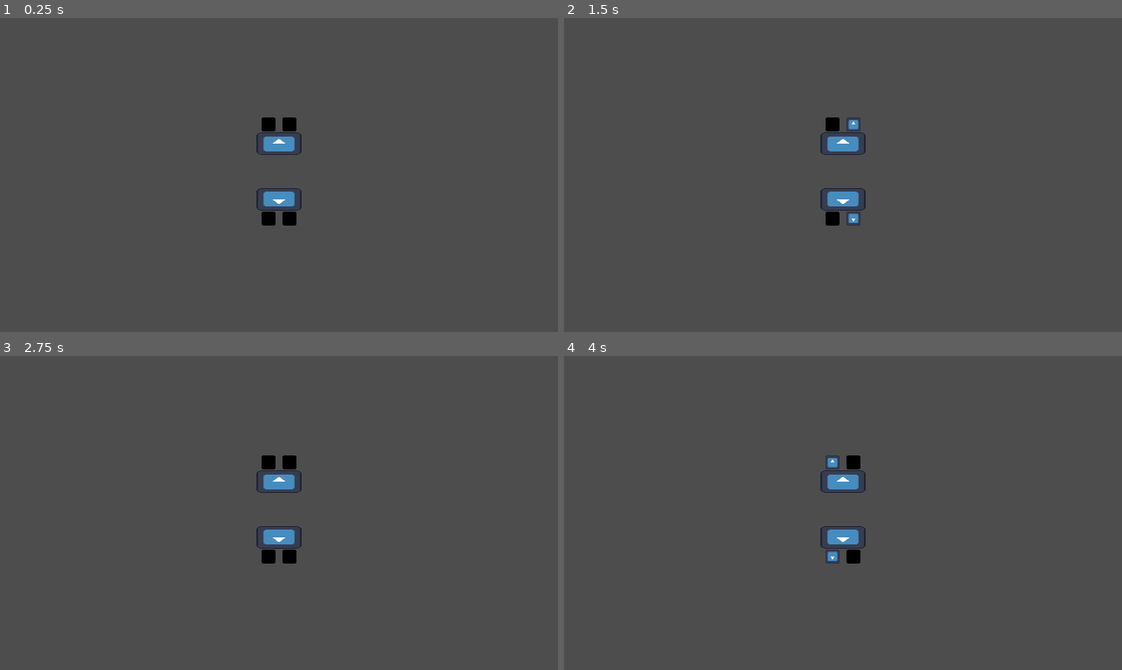
Above: before the commit, frames 1-4 (two rows, left to right).
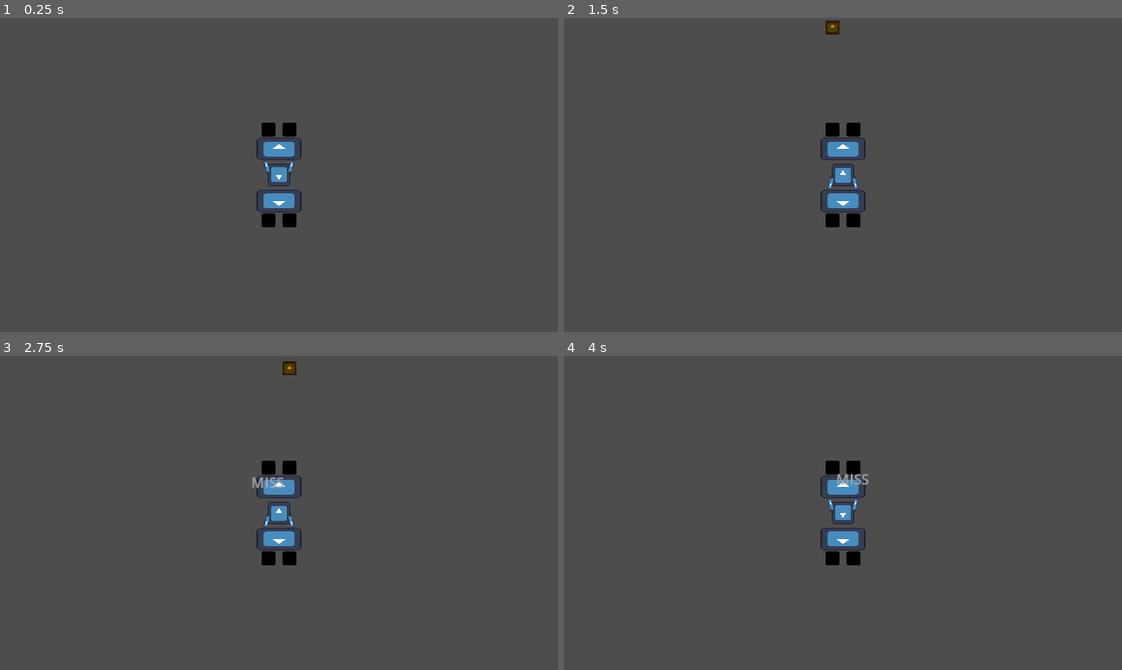
Above: after the commit, the same moments.

Repository: UHSGDC/alfred-the-dipping-bird
Game: Godot game, scene res://scenes/japanese/japanese_minigame.tscn
The game is run twice, just before and just after one commit, with the same random seed, the same clock (stepped at 60 frames per second) and the same inputs. This scene is started directly instead of the project's main scene. The engine's default icon, where the game draws it, is replaced by a stand-in: a white triangle on a blue panel in a dark square. Sound files missing from this copy of the repository are replaced by a short silence.
Inputs:
- Up to frame 1 (0.25 s): no input
- Up to frame 2 (1.5 s): tap Enter (minigame_tester_reinstance) at 0.5, 1.35 s; hold D (right) 0.53-1.28 s; hold Backspace (minigame_tester_end) 0.53-1.28 s; tap Space at 1.25 s; hold S (down) from 1.28 s (still down)
- Up to frame 3 (2.75 s): release S (down) at 2.03 s; hold D (right) from 2.03 s (still down); hold Backspace (minigame_tester_end) from 2.03 s (still down)
- Up to frame 4 (4 s): release D (right) at 2.78 s; release Backspace (minigame_tester_end) at 2.78 s; hold W (up) 2.78-3.53 s; tap Enter (minigame_tester_reinstance) at 2.85 s; hold A (left) from 3.53 s (still down); hold Backspace (minigame_tester_end) from 3.53 s (still down)

The runs differ from the first frame. In frame 1, 0.9% of the frame differs, in the area x 45-55%, y 31-67%; in frame 2, 1.1%, in the area x 45-55%, y 0-67%; in frame 3, 1.1%; in frame 4, 1.1%.

Commit message:
Rhythm game working

Diff:
--- a/scripts/japanese/phsummit.tres
+++ b/assets/japanese/phsummit.tres
@@ -7,4 +7,5 @@
 script = ExtResource("1_ubn36")
 stream = ExtResource("2_qwmda")
 bpm = 95
-beats = PackedStringArray()
+beats_till_hit = 2
+beats = PackedStringArray("", "", "", "1000", "0000", "0100", "0000", "1000", "0000", "0100", "0000", "1000", "1000", "0100", "0100", "1000", "1000", "0100", "0100", "1100", "1000", "1000", "1000", "1100", "1000", "1000", "1000", "1100", "0100", "1000", "0100", "1100", "0100", "1000", "0100", "1100", "0100", "1000", "0100")
--- a/scenes/japanese/japanese_minigame.tscn
+++ b/scenes/japanese/japanese_minigame.tscn
@@ -1,46 +1,73 @@
-[gd_scene load_steps=6 format=3 uid="uid://b75tak24pccdk"]
+[gd_scene load_steps=9 format=3 uid="uid://b75tak24pccdk"]
 
 [ext_resource type="Script" path="res://scripts/japanese/japanese_minigame.gd" id="1_q86hw"]
+[ext_resource type="Resource" uid="uid://bw1flskvgajn4" path="res://assets/japanese/phsummit.tres" id="2_8cmlt"]
+[ext_resource type="Texture2D" uid="uid://3ttwa7rolvit" path="res://icon.svg" id="2_8g4kp"]
 [ext_resource type="PackedScene" uid="uid://bnnxmjxkdm565" path="res://scenes/japanese/rhythm_conductor.tscn" id="2_st8hx"]
-[ext_resource type="AudioStream" uid="uid://cdfg5t0aw4gnc" path="res://assets/japanese/PHSummitSong.wav" id="3_pnxxh"]
+[ext_resource type="Script" path="res://scripts/japanese/player.gd" id="3_qfsrm"]
 [ext_resource type="PackedScene" uid="uid://ebglyiq7nmj7" path="res://scenes/japanese/drum.tscn" id="3_y7nx7"]
+[ext_resource type="PackedScene" uid="uid://beh2ln8ceok27" path="res://scenes/japanese/stick.tscn" id="4_04ayk"]
 [ext_resource type="PackedScene" uid="uid://ctgw5vu4lgpq0" path="res://scenes/japanese/note_target.tscn" id="4_vgji6"]
 
 [node name="JapaneseMinigame" type="Node2D" node_paths=PackedStringArray("targets")]
 script = ExtResource("1_q86hw")
-targets = [NodePath("DrumTop/LeftTarget"), NodePath("DrumTop/RightTarget"), NodePath("DrumBottom/LeftTarget"), NodePath("DrumBottom/RightTarget")]
+targets = [NodePath("LeftTopTarget"), NodePath("RightTopTarget"), NodePath("LeftBotTarget"), NodePath("RightBotTarget")]
+beatmap = ExtResource("2_8cmlt")
+debug_mode = true
+
+[node name="Player" type="Sprite2D" parent="."]
+z_index = 1
+position = Vector2(160, 90)
+scale = Vector2(0.1, 0.1)
+texture = ExtResource("2_8g4kp")
+flip_v = true
+script = ExtResource("3_qfsrm")
+
+[node name="LeftTopStick" parent="Player" instance=ExtResource("4_04ayk")]
+
+[node name="RightTopStick" parent="Player" instance=ExtResource("4_04ayk")]
+scale = Vector2(-1, 1)
+
+[node name="LeftBotStick" parent="Player" instance=ExtResource("4_04ayk")]
+visible = false
+scale = Vector2(1, -1)
+
+[node name="RightBotStick" parent="Player" instance=ExtResource("4_04ayk")]
+visible = false
+scale = Vector2(-1, -1)
 
 [node name="Conductor" parent="." instance=ExtResource("2_st8hx")]
-stream = ExtResource("3_pnxxh")
 volume_db = -14.615
 bpm = 95
 
-[node name="DrumTop" parent="." instance=ExtResource("3_y7nx7")]
-position = Vector2(160, 72)
-
-[node name="LeftTarget" parent="DrumTop" instance=ExtResource("4_vgji6")]
-position = Vector2(-6, -11)
+[node name="LeftTopTarget" parent="." instance=ExtResource("4_vgji6")]
+position = Vector2(154, 64)
 input_action = &"left"
 player_direction = &"up"
 
-[node name="RightTarget" parent="DrumTop" instance=ExtResource("4_vgji6")]
-position = Vector2(6, -11)
+[node name="RightTopTarget" parent="." instance=ExtResource("4_vgji6")]
+position = Vector2(166, 64)
 input_action = &"right"
 player_direction = &"up"
 
-[node name="DrumBottom" parent="." instance=ExtResource("3_y7nx7")]
-position = Vector2(160, 104)
+[node name="LeftBotTarget" parent="." instance=ExtResource("4_vgji6")]
+position = Vector2(154, 116)
 rotation = 3.14159
-
-[node name="LeftTarget" parent="DrumBottom" instance=ExtResource("4_vgji6")]
-position = Vector2(6, -11)
 input_action = &"left"
 player_direction = &"down"
 
-[node name="RightTarget" parent="DrumBottom" instance=ExtResource("4_vgji6")]
-position = Vector2(-6, -11)
+[node name="RightBotTarget" parent="." instance=ExtResource("4_vgji6")]
+position = Vector2(166, 116)
+rotation = 3.14159
 input_action = &"right"
 player_direction = &"down"
+
+[node name="DrumTop" parent="." instance=ExtResource("3_y7nx7")]
+position = Vector2(160, 75)
+
+[node name="DrumBottom" parent="." instance=ExtResource("3_y7nx7")]
+position = Vector2(160, 105)
+rotation = 3.14159
 
 [node name="TopStart" type="Marker2D" parent="."]
 position = Vector2(160, -8)
--- /dev/null
+++ b/scenes/japanese/stick.tscn
@@ -0,0 +1,129 @@
+[gd_scene load_steps=8 format=3 uid="uid://beh2ln8ceok27"]
+
+[ext_resource type="Script" path="res://scripts/japanese/stick.gd" id="1_qs4et"]
+[ext_resource type="Texture2D" uid="uid://3ttwa7rolvit" path="res://icon.svg" id="2_ithgg"]
+[ext_resource type="AudioStream" uid="uid://dwydp5ra1g7bo" path="res://assets/japanese/drum.wav" id="3_og8v8"]
+
+[sub_resource type="Animation" id="Animation_uevu8"]
+resource_name = "RESET"
+length = 0.001
+tracks/0/type = "value"
+tracks/0/imported = false
+tracks/0/enabled = true
+tracks/0/path = NodePath("Sprite2D:position")
+tracks/0/interp = 1
+tracks/0/loop_wrap = true
+tracks/0/keys = {
+"times": PackedFloat32Array(0),
+"transitions": PackedFloat32Array(1),
+"update": 0,
+"values": [Vector2(-70, -50)]
+}
+tracks/1/type = "value"
+tracks/1/imported = false
+tracks/1/enabled = true
+tracks/1/path = NodePath("Sprite2D:scale")
+tracks/1/interp = 1
+tracks/1/loop_wrap = true
+tracks/1/keys = {
+"times": PackedFloat32Array(0),
+"transitions": PackedFloat32Array(1),
+"update": 0,
+"values": [Vector2(0.2, 0.7)]
+}
+tracks/2/type = "value"
+tracks/2/imported = false
+tracks/2/enabled = true
+tracks/2/path = NodePath("Sprite2D:rotation")
+tracks/2/interp = 1
+tracks/2/loop_wrap = true
+tracks/2/keys = {
+"times": PackedFloat32Array(0),
+"transitions": PackedFloat32Array(1),
+"update": 0,
+"values": [-0.261799]
+}
+
+[sub_resource type="Animation" id="Animation_f8og6"]
+resource_name = "hit"
+length = 0.2
+tracks/0/type = "value"
+tracks/0/imported = false
+tracks/0/enabled = true
+tracks/0/path = NodePath("Sprite2D:position")
+tracks/0/interp = 1
+tracks/0/loop_wrap = true
+tracks/0/keys = {
+"times": PackedFloat32Array(0, 0.2),
+"transitions": PackedFloat32Array(1, 1),
+"update": 0,
+"values": [Vector2(-70, -70), Vector2(-70, -50)]
+}
+tracks/1/type = "value"
+tracks/1/imported = false
+tracks/1/enabled = true
+tracks/1/path = NodePath("Sprite2D:scale")
+tracks/1/interp = 1
+tracks/1/loop_wrap = true
+tracks/1/keys = {
+"times": PackedFloat32Array(0, 0.2),
+"transitions": PackedFloat32Array(1, 1),
+"update": 0,
+"values": [Vector2(0.2, 0.8), Vector2(0.2, 0.7)]
+}
+tracks/2/type = "value"
+tracks/2/imported = false
+tracks/2/enabled = true
+tracks/2/path = NodePath("Sprite2D:rotation")
+tracks/2/interp = 1
+tracks/2/loop_wrap = true
+tracks/2/keys = {
+"times": PackedFloat32Array(0, 0.2),
+"transitions": PackedFloat32Array(1, 1),
+"update": 0,
+"values": [-0.0872665, -0.261799]
+}
+tracks/3/type = "method"
+tracks/3/imported = false
+tracks/3/enabled = true
+tracks/3/path = NodePath("AudioStreamPlayer")
+tracks/3/interp = 1
+tracks/3/loop_wrap = true
+tracks/3/keys = {
+"times": PackedFloat32Array(0),
+"transitions": PackedFloat32Array(1),
+"values": [{
+"args": [0.0],
+"method": &"play"
+}]
+}
+
+[sub_resource type="AnimationLibrary" id="AnimationLibrary_qpd5n"]
+_data = {
+"RESET": SubResource("Animation_uevu8"),
+"hit": SubResource("Animation_f8og6")
+}
+
+[sub_resource type="AudioStreamRandomizer" id="AudioStreamRandomizer_rnnfv"]
+random_pitch = 1.3
+streams_count = 1
+stream_0/stream = ExtResource("3_og8v8")
+stream_0/weight = 1.0
+
+[node name="Stick" type="Node2D"]
+script = ExtResource("1_qs4et")
+
+[node name="Sprite2D" type="Sprite2D" parent="."]
+position = Vector2(-70, -50)
+rotation = -0.261799
+scale = Vector2(0.2, 0.7)
+texture = ExtResource("2_ithgg")
+
+[node name="AnimationPlayer" type="AnimationPlayer" parent="."]
+libraries = {
+"": SubResource("AnimationLibrary_qpd5n")
+}
+
+[node name="AudioStreamPlayer" type="AudioStreamPlayer" parent="."]
+stream = SubResource("AudioStreamRandomizer_rnnfv")
+volume_db = -8.966
--- a/scripts/japanese/beatmap.gd
+++ b/scripts/japanese/beatmap.gd
@@ -2,5 +2,6 @@
 
 @export var stream: AudioStream
 @export var bpm: int
+@export var beats_till_hit: int = 2
 ## String should be a binary number. From left to right bits are: top left, top right, bot left, bot right
 @export var beats: PackedStringArray
--- a/scripts/japanese/japanese_minigame.gd
+++ b/scripts/japanese/japanese_minigame.gd
@@ -3,37 +3,73 @@
 const NOTE_SCENE: PackedScene = preload("res://scenes/japanese/note.tscn")
 
 @export var targets: Array[Area2D]
+@export var beatmap: Beatmap
 
-var player_direction: StringName = "up"
+var player_direction: StringName :
+	set(value):
+		player_direction = value
+		player.direction = value
 var score: int = 0
 var beats_till_hit: int = 0
 
 @onready var conductor: RhythmConductor = $Conductor
+@onready var player: Sprite2D = $Player
 
 func _ready() -> void:
 	start()
+	player_direction = "up"
 	for target in targets:
 		target.note_hit.connect(_on_note_hit)
 
-# TODO: Create a match statement for the three songs to feed in the correct data
-func initialize(_song: StringName) -> void:
-	pass
+func start() -> void:
+	conductor.bpm = beatmap.bpm
+	conductor.stream = beatmap.stream
+	beats_till_hit = beatmap.beats_till_hit
+	conductor.play_with_beat_offset(4)
 
-func start() -> void:
-	conductor.play_from_beat(1)
+
+func _unhandled_input(event: InputEvent) -> void:
+	# Changing player direction
+	if event.is_action_pressed("up"):
+		player_direction = "up"
+	elif event.is_action_pressed("down"):
+		player_direction = "down"
+
+	# Player animation
+	if event.is_action_pressed("left"):
+		player.hit(true)
+	if event.is_action_pressed("right"):
+		player.hit(false)
+
+	# Target handling input
+	for target in targets:
+		target.handle_input(player_direction)
 
 
 func _on_note_hit(score_to_add: int) -> void:
 	score += score_to_add
+	if debug_mode:
+		print("score: " + str(score))
 
 
 func _on_rhythm_conductor_beat_reached(beat_position: int) -> void:
-	if beat_position % 2 == 0:
+	# If the beat_position is within the beats array and the beat at that position has all 4 beats
+	if beat_position < beatmap.beats.size() and beatmap.beats[beat_position].length() == 4:
+		_read_and_spawn_notes(beatmap.beats[beat_position])
+	print("current_beat: " + str(beat_position))
+
+func _read_and_spawn_notes(notes: String) -> void:
+	if notes[0] == "1":
 		_spawn_note($TopStart.global_position, targets[0].global_position)
-
+	if notes[1] == "1":
+		_spawn_note($TopStart.global_position, targets[1].global_position)
+	if notes[2] == "1":
+		_spawn_note($BottomStart.global_position, targets[2].global_position)
+	if notes[3] == "1":
+		_spawn_note($BottomStart.global_position, targets[3].global_position)
 
 
 func _spawn_note(note_start: Vector2, note_target: Vector2) -> void:
 	var note := NOTE_SCENE.instantiate()
 	add_child(note)
-	note.initialize(note_start, note_target, conductor.bpm, 2)
+	note.initialize(note_start, note_target, beatmap.bpm, 2)
--- a/scripts/japanese/note_target.gd
+++ b/scripts/japanese/note_target.gd
@@ -11,18 +11,18 @@
 var current_note: Area2D = null
 
 
-func _unhandled_input(event: InputEvent) -> void:
-	if event.is_action(input_action):
-		if event.is_action_pressed(input_action):
-			$Sprite2D.modulate = Color.WHITE
-			if current_note != null:
-				# Adding up booleans (false = 0, true = 1) instead of having if statements
-				var score: int = int(perfect) + int(good) + int(okay)
-				note_hit.emit(score)
-				current_note.destroy(score)
-				_reset()
-		elif event.is_action_released(input_action):
-			$PushTimer.start()
+func handle_input(direction: StringName) -> void:
+	if direction == player_direction and Input.is_action_just_pressed(input_action):
+		$Sprite2D.modulate = Color.WHITE
+		$PushTimer.start()
+		if current_note != null:
+			# Adding up booleans (false = 0, true = 1) instead of having if statements
+			var score: int = int(perfect) + int(good) + int(okay)
+			note_hit.emit(score)
+			current_note.destroy(score)
+			_reset()
+	elif direction != player_direction || !Input.is_action_pressed(input_action):
+		$Sprite2D.modulate = Color.BLACK
 
 
 func _on_perfect_area_area_entered(area: Area2D) -> void:
--- /dev/null
+++ b/scripts/japanese/player.gd
@@ -0,0 +1,35 @@
+extends Sprite2D
+
+
+var direction: StringName :
+	set(value):
+		direction = value
+		if value == "up":
+			flip_v = true
+			lt_stick.show()
+			rt_stick.show()
+			lb_stick.hide()
+			rb_stick.hide()
+		else:
+			flip_v = false
+			lt_stick.hide()
+			rt_stick.hide()
+			lb_stick.show()
+			rb_stick.show()
+
+@onready var lt_stick: Node2D = $LeftTopStick
+@onready var rt_stick: Node2D = $RightTopStick
+@onready var lb_stick: Node2D = $LeftBotStick
+@onready var rb_stick: Node2D = $RightBotStick
+
+func hit(left: bool) -> void:
+	if left:
+		if direction == "up":
+			lt_stick.hit()
+		else:
+			lb_stick.hit()
+	else:
+		if direction == "up":
+			rt_stick.hit()
+		else:
+			rb_stick.hit()
--- /dev/null
+++ b/scripts/japanese/stick.gd
@@ -0,0 +1,5 @@
+extends Node2D
+
+
+func hit() -> void:
+	$AnimationPlayer.play("hit")
Not shown, added: assets/japanese/drum.wav.import
Not shown, added: assets/japanese/drum.wav
